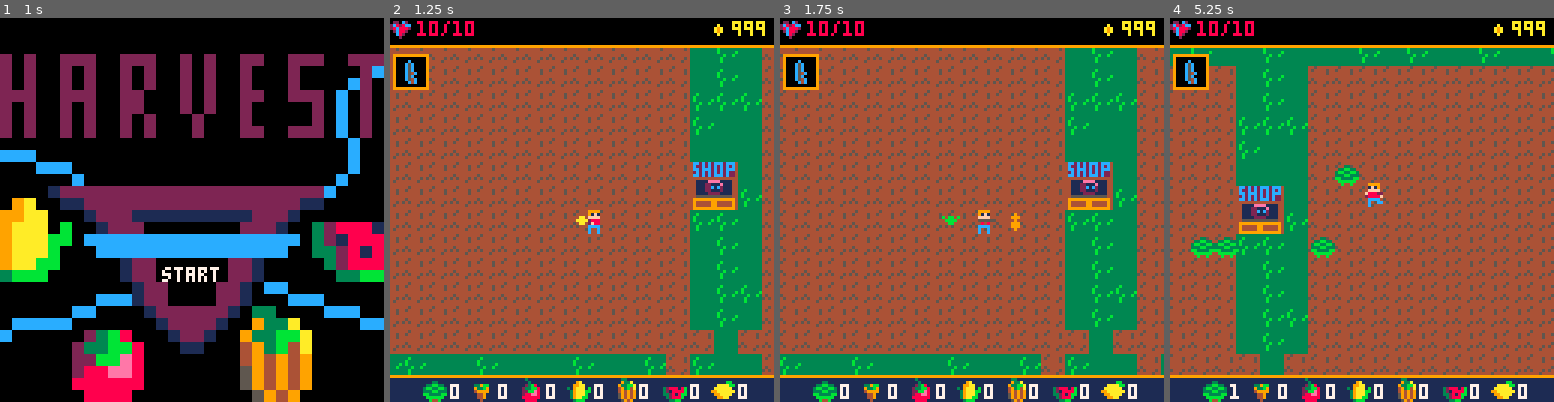
Above: before the commit, frames 1-4 (left to right).
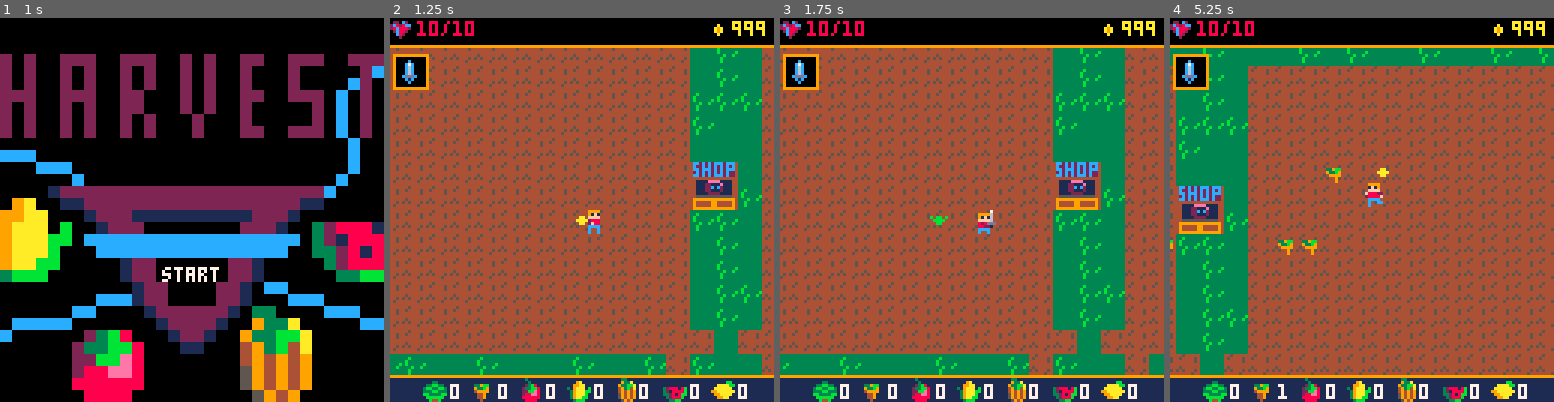
Above: after the commit, the same moments.

Repository: alexjbusch/GameJam2020
Game: PICO-8 cartridge GMTK-GameJam2020-Game/necrofarmicon.p8
Same seed, same stepped clock (60 frames per second), same inputs: the game is played once before the commit and once after it.
Inputs:
- Up to frame 1 (1 s): tap X (X key) at 0.33 s; tap O (Z key) at 0.7 s
- Up to frame 2 (1.25 s): tap X (X key) at 1.07 s
- Up to frame 3 (1.75 s): hold Right from 1.6 s (still down); tap O (Z key) at 1.7 s
- Up to frame 4 (5.25 s): tap X (X key) every 1.12 s from 1.85 to 5.2 s; release Right at 2.1 s; tap O (Z key) every 0.4 s from 2.1 to 4.9 s; hold Up 2.15-2.42 s; hold Right 2.47-3.03 s; hold Left 3.08-3.58 s; hold Down 3.63-3.97 s; hold Right 4.02-4.68 s; hold Up 4.73-5.03 s; hold Left from 5.08 s (still down)

Frame 1 is identical in both runs. In frame 2, 0.1% of the frame differs, in the area x 3-8%, y 11-18%; in frame 3, 22%; in frame 4, 36%, in the area x 0-100%, y 7-99%.

Commit message:
plant animations work now

Diff:
--- a/GMTK-GameJam2020-Game/necrofarmicon.p8
+++ b/GMTK-GameJam2020-Game/necrofarmicon.p8
@@ -412,8 +412,8 @@
 speed=0.6,
 sprite=0,
 direction="right",
-item="shotgun",
-seed="lettuce",
+item="sword",
+seed="carrot",
 harvested={lettuce=0,carrot=0,tomato=0,corn=0,melon=0,pumpkin=0,lemon=0},
 running=false,
 dashing=false,
@@ -931,6 +931,7 @@
    corruption_timer+=delta_time
   else
    create_enemy(self.x,self.y,self.class)
+   enemy:init()
    del(plants,self)
   end
  end
@@ -942,12 +943,12 @@
 -->8
 --enemies
 
-melon_idle = make_anim(60,{108,109})
-tomato_idle = make_anim(60,{102,103})
+--melon_idle = make_anim(60,{108,109})
+--tomato_idle = make_anim(60,{102,103})
 carrot_idle = make_anim(60,{104,104})
 lettuce_idle = make_anim(60,{106,107})
 lettuce_attack = make_anim(10,{122,123})
-corn_idle = make_anim(60,{110,111})
+--corn_idle = make_anim(60,{110,111})
 pumpkin_idle = make_anim(60,{130,131})
 pumpkin_attack = make_anim(30,{120,121})
 lemon_explode = make_anim(60,{132,133,148,149})
@@ -960,6 +961,10 @@
 class=class_in,
 target=target_in,
 sprite=13,
+t=0,
+f=1,
+s=60,
+sp=nil,
 w=8,
 h=8,
 dx=0,
@@ -967,30 +972,34 @@
 hp=10,
 speed=.4,
 dead=false,
-cur_moveanim=carrot_idle,
 state="idle",
 attack_cooldown_timer = 0,
 init=function(self)
- if self.class == "tomato" then
+ if self.class == "tomato" then --deleted
   self.sprite=76
- elseif self.class == "corn" then
+ elseif self.class == "corn" then --deleted
   self.sprite=128
  elseif self.class == "carrot" then
+  self.sprite=104
+  self.sp={104,105}
+ elseif self.class == "pumpkin" then
   self.sprite=130
- elseif self.class == "pumpkin" then
-  self.sprite=104
- elseif self.class == "melon" then
+  self.sp={130,131}
+ elseif self.class == "melon" then --deleted
   self.sprite=108
  elseif self.class == "lettuce" then
   self.sprite=106
+  self.sp={106,107}
  elseif self.class == "lemon" then
   self.sprite=132
+  self.sp={132,133,148,149}
  end
 end,
 update=function(self)
  if self.class == "pumpkin" then
   if self.state == "idle" then
-   self.cur_moveanim = pumpkin_idle
+   --self.cur_moveanim = pumpkin_idle
+   self:animate()
   end
   if self.state == "idle" then
    if distance(player.x+4,player.y+4,self.x+4,self.y+4)
@@ -999,7 +1008,7 @@
 
    else
     self.state ="attacking"
-    self.cur_moveanim = pumpkin_attack
+    self:animate()
    end
   elseif self.state == "attacking" then
    if self.attack_cooldown_timer < 1 then
@@ -1010,48 +1019,40 @@
     <= 9 then
      player.hp-=1
     end
-    self.cur_moveanim = pumpkin_idle
+    self:animate()
     self.state = "idle"
    end
   end
  elseif self.class == "lettuce" then
   if self.state == "idle" then
-   self.cur_moveanim = lettuce_idle
+   self:animate()
   end
   self:stab_outwards()
- elseif self.class == "tomato" then
-  if self.state == "idle" then
-   self.cur_moveanim = tomato_idle
-  end
- elseif self.class == "corn" then
-  if self.state == "idle" then
-   self.cur_moveanim = corn_idle
-  end
  elseif self.class == "carrot" then
   if self.state == "idle" then
-   self.cur_moveanim = carrot_idle
-  end
- elseif self.class == "melon" then
-  if self.state == "idle" then
-   self.cur_moveanim = melon_idle
+   self:animate()
   end
  elseif self.class == "lemon" then
   if self.state == "idle" then
-   self.cur_moveanim = nil
+   self:animate()
   end
   -- lemon explode logic here
  end
- if self.cur_moveanim != nil then
-  self.sprite=self.cur_moveanim:anim_update()
- end
-end,
+ -- if self.cur_moveanim != nil then
+ --  self.sprite=self.cur_moveanim:anim_update()
+ -- end
+end,
+
 draw=function(self)
-
  spr(self.sprite,self.x,self.y)
 end,
+
 animate=function(self)
- --animation code
-end,
+ self.t=(self.t+1)%self.s
+ if (self.t==0) self.f=self.f%#self.sp+1
+ self.sprite=self.sp[self.f]
+end,
+
 move_toward_target=function(self)
  if self.target != nil then
  	angle=atan2(self.x-self.target.x-4,self.y-self.target.y-4)
Not shown, changed: GMTK-GameJam2020-Game/Farm_Sin.png
